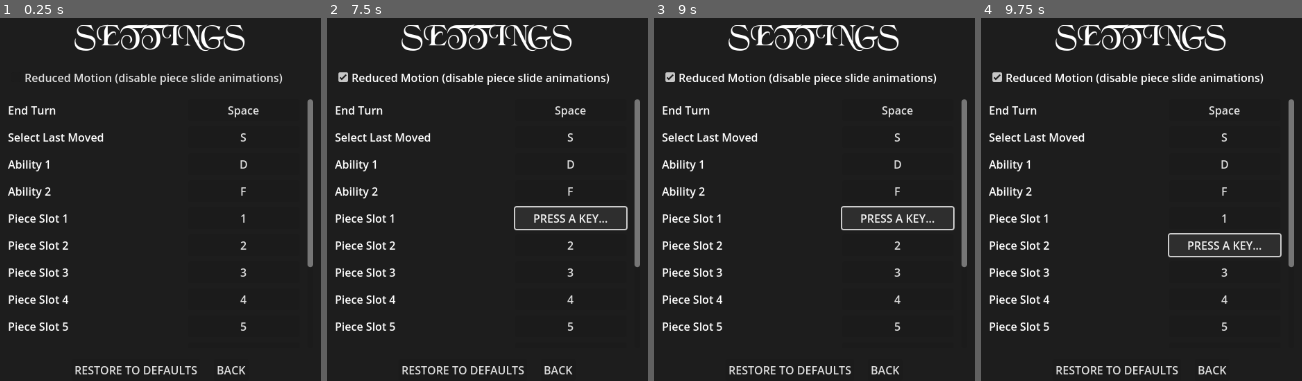
Above: before the commit, frames 1-4 (left to right).
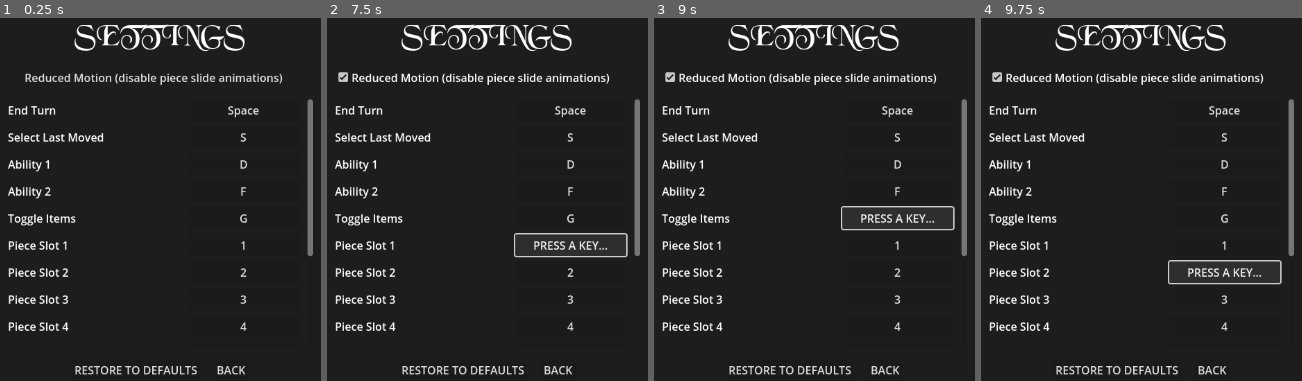
Above: after the commit, the same moments.

Repository: mjura1/gamejam-2025
Game: Godot game, scene res://Scenes/Menu/settings_menu.tscn
Same seed, same stepped clock (60 frames per second), same inputs: the game is played once before the commit and once after it. This scene is started directly instead of the project's main scene.
Inputs (mouse positions are in pixels of both pictures, inside the frame that each line leads up to):
- Up to frame 1 (0.25 s): no input
- Up to frame 2 (7.5 s): click "Reduced Motion (disable piece…" at 0.5 s; click "Space" at 1.25 s; click "PRESS A KEY..." at 2 s; click "S" at 2.75 s; click "PRESS A KEY..." at 3.5 s; click "D" at 4.25 s; click "PRESS A KEY..." at 5 s; click "F" at 5.75 s; click "PRESS A KEY..." at 6.5 s; click "1" at 7.25 s
- Up to frame 3 (9 s): click "PRESS A KEY..." at 8 s; click (897, 217) at 8.75 s, where only the run after the commit has a clickable "G"
- Up to frame 4 (9.75 s): click "2" at 9.5 s

The runs differ from the first frame. In frame 1, 0.7% of the frame differs, in the area x 2-98%, y 53-87%; in frame 2, 2.2%; in frame 3, 0.6%; in frame 4, 2.2%.

Commit message:
Fix item drawer toggle button, add G hotkey to open/close it
The toggle button had two bugs found in manual testing:
- Closed state drifted deep into the board instead of sitting flush
  against SidePanel. HBoxContainer skips invisible children when
  arranging its layout, so with ItemPanel hidden the button (the only
  visible child) got packed to the container's BEGIN edge, 184px into the
  board - it only looked right once opened, when both children filled the
  container and pushed it back to the true right edge. Fixed by packing
  the drawer's content to alignment END instead, so the visible child(ren)
  always land flush against SidePanel regardless of ItemPanel's visibility.
- Clicking it left it keyboard-focused (default Button behavior), so the
  END TURN spacebar shortcut re-pressed it on the next turn. Fixed with
  focus_mode = 0. A distinct hover style was added so it's still clearly
  clickable on mouse-over - the focus outline was the only such affordance
  before, so removing focus took it with it.

Also slimmed the button itself (18px vs. 24px, tight custom stylebox,
smaller font) - the default theme's button padding made it look thicker
than intended for a slim toggle strip.

New `toggle_items` input action (G by default) opens/closes the drawer
without a mouse, mirroring the D/F ability shortcuts - registered in
KeybindManager.REBINDABLE_ACTIONS and settings_menu.gd's label map so
it's rebindable like the others.

Diff:
--- a/team-berry-game/Scenes/Battle/battle_ui.tscn
+++ b/team-berry-game/Scenes/Battle/battle_ui.tscn
@@ -8,6 +8,24 @@
 content_margin_top = 4.0
 content_margin_right = 4.0
 content_margin_bottom = 4.0
+
+[sub_resource type="StyleBoxFlat" id="StyleBoxFlat_toggle"]
+bg_color = Color(0.15, 0.16, 0.19, 1)
+content_margin_left = 2.0
+content_margin_top = 4.0
+content_margin_right = 2.0
+content_margin_bottom = 4.0
+corner_radius_top_left = 4
+corner_radius_bottom_left = 4
+
+[sub_resource type="StyleBoxFlat" id="StyleBoxFlat_toggle_hover"]
+bg_color = Color(0.28, 0.3, 0.36, 1)
+content_margin_left = 2.0
+content_margin_top = 4.0
+content_margin_right = 2.0
+content_margin_bottom = 4.0
+corner_radius_top_left = 4
+corner_radius_bottom_left = 4
 
 [sub_resource type="StyleBoxFlat" id="StyleBoxFlat_inner"]
 bg_color = Color(0.15, 0.16, 0.19, 1)
@@ -48,6 +66,7 @@
 offset_right = 0.0
 grow_vertical = 2
 mouse_filter = 2
+alignment = 2
 theme_override_constants/separation = 0
 
 [node name="ItemPanel" type="PanelContainer" parent="Root/ItemDrawer"]
@@ -65,9 +84,14 @@
 
 [node name="ToggleButton" type="Button" parent="Root/ItemDrawer"]
 unique_name_in_owner = true
-custom_minimum_size = Vector2(24, 120)
+custom_minimum_size = Vector2(18, 120)
 layout_mode = 2
 size_flags_vertical = 4
+focus_mode = 0
+theme_override_font_sizes/font_size = 12
+theme_override_styles/normal = SubResource("StyleBoxFlat_toggle")
+theme_override_styles/hover = SubResource("StyleBoxFlat_toggle_hover")
+theme_override_styles/pressed = SubResource("StyleBoxFlat_toggle_hover")
 text = "<"
 
 [node name="SidePanel" type="PanelContainer" parent="Root"]
--- a/team-berry-game/Scripts/Battle/battle_ui.gd
+++ b/team-berry-game/Scripts/Battle/battle_ui.gd
@@ -107,9 +107,10 @@
 # ===============================================
 
 # Bližnjice za tipke 1-0 (izbira roster mesta), presledek (END TURN/START),
-# S (izberi nazadnje premaknjeno figuro) in D/F (sposobnost 1/2). Vsaka
-# preprosto pokliče isto funkcijo, ki bi jo sprožil ustrezen klik z miško,
-# zato podeduje vso obstoječo logiko/omejitve (can_select, disabled gumbi ...).
+# S (izberi nazadnje premaknjeno figuro), D/F (sposobnost 1/2) in G (odpri/
+# zapri predalo z itemi). Vsaka preprosto pokliče isto funkcijo, ki bi jo
+# sprožil ustrezen klik z miško, zato podeduje vso obstoječo logiko/omejitve
+# (can_select, disabled gumbi ...).
 func _unhandled_input(event):
 	if event.is_action_pressed("end_turn") and not action_button.disabled:
 		_on_action_button_pressed()
@@ -121,6 +122,10 @@
 		return
 	if event.is_action_pressed("ability_2") and not ability2_button.disabled:
 		_on_ability_pressed(2)
+		get_viewport().set_input_as_handled()
+		return
+	if event.is_action_pressed("toggle_items") and item_drawer.visible:
+		_on_item_toggle_pressed()
 		get_viewport().set_input_as_handled()
 		return
 	if event.is_action_pressed("select_last_moved"):
--- a/team-berry-game/Scripts/KeybindManager.gd
+++ b/team-berry-game/Scripts/KeybindManager.gd
@@ -19,6 +19,7 @@
 	"select_last_moved",
 	"ability_1",
 	"ability_2",
+	"toggle_items",
 	"piece_slot_1",
 	"piece_slot_2",
 	"piece_slot_3",
--- a/team-berry-game/Scripts/settings_menu.gd
+++ b/team-berry-game/Scripts/settings_menu.gd
@@ -66,6 +66,8 @@
 			return "Ability 1"
 		"ability_2":
 			return "Ability 2"
+		"toggle_items":
+			return "Toggle Items"
 		_:
 			if action.begins_with("piece_slot_"):
 				return "Piece Slot %s" % action.trim_prefix("piece_slot_")
--- a/team-berry-game/project.godot
+++ b/team-berry-game/project.godot
@@ -58,6 +58,11 @@
 "events": [Object(InputEventKey,"resource_local_to_scene":false,"resource_name":"","device":0,"window_id":0,"alt_presse …(189 unchanged characters)…
 ]
 }
+toggle_items={
+"deadzone": 0.2,
+"events": [Object(InputEventKey,"resource_local_to_scene":false,"resource_name":"","device":0,"window_id":0,"alt_pressed":false,"shift_pressed":false,"ctrl_pressed":false,"meta_pressed":false,"pressed":false,"keycode":0,"physical_keycode":71,"key_label":0,"unicode":0,"location":0,"echo":false,"script":null)
+]
+}
 piece_slot_1={
 "deadzone": 0.2,
 "events": [Object(InputEventKey,"resource_local_to_scene":false,"resource_name":"","device":0,"window_id":0,"alt_presse …(189 unchanged characters)…
Not shown: 1 places in team-berry-game/Scenes/Battle/battle_ui.tscn that only renumber resources
